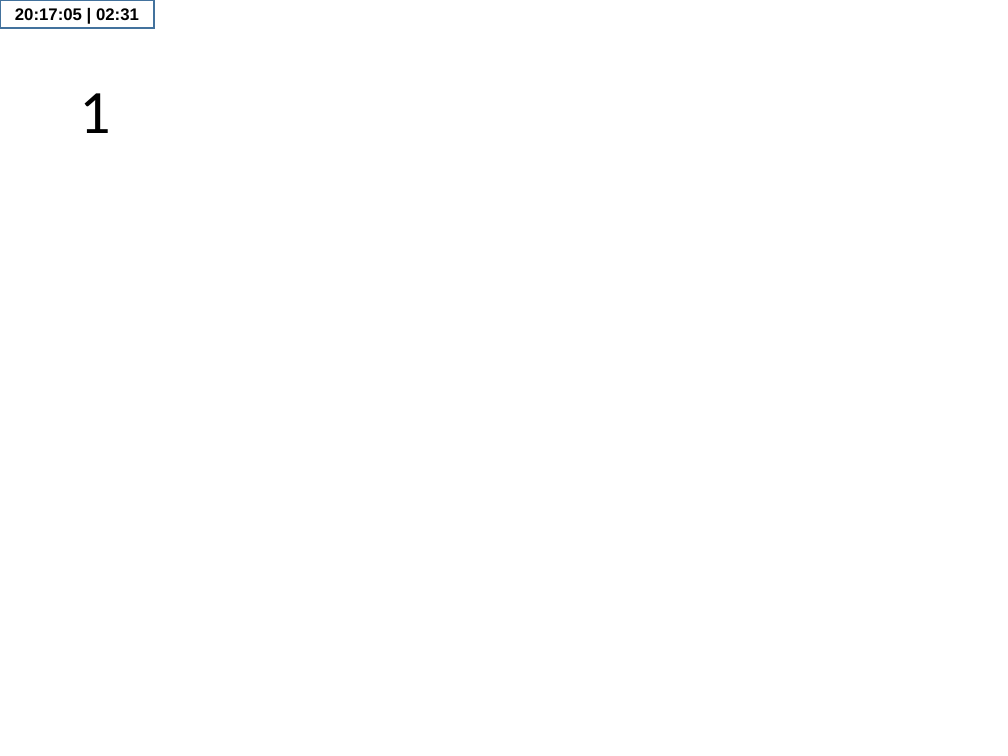
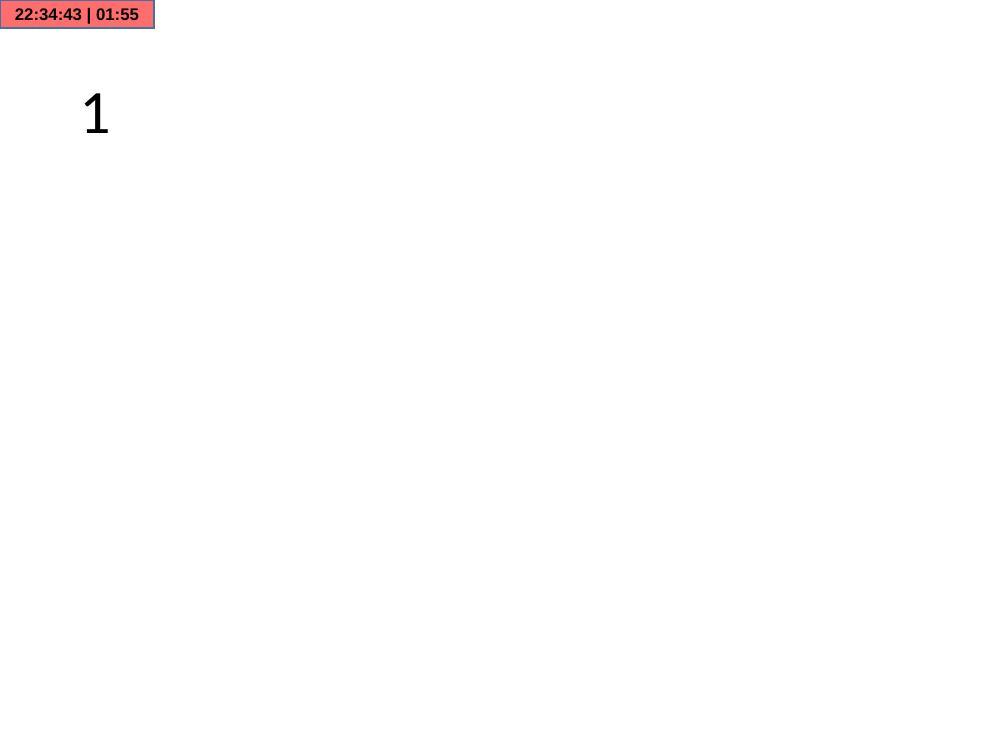
Before and after one commit to MarkLagodych/PPVoting, a slide deck: slide 2 of src/plugin/PPVoting.pptm. Drawn at 1008x756 pixels with LibreOffice and Linux fonts; fonts in the diff are those of the drawing. Boxes give left, top, right and bottom in pixels: in the first picture for what was removed or moved away, otherwise in the second. Text is boxed around its words. In the diff, an @@ line names an element or a change of style, - is before the commit and + after.

```diff
--- a/src/plugin/PPVoting.pptm
+++ b/src/plugin/PPVoting.pptm
@@ rectangle "22:34:43 | 01:55" at (0, 0, 154, 28): fill #FFFFFF to #FF6D6D @@
@@ text in rectangle at (15, 8, 139, 20): text changed @@
-20:17:05 | 02:31
+22:34:43 | 01:55
```
Also in this commit, not shown: 1 other slide changed, 2 other files.
